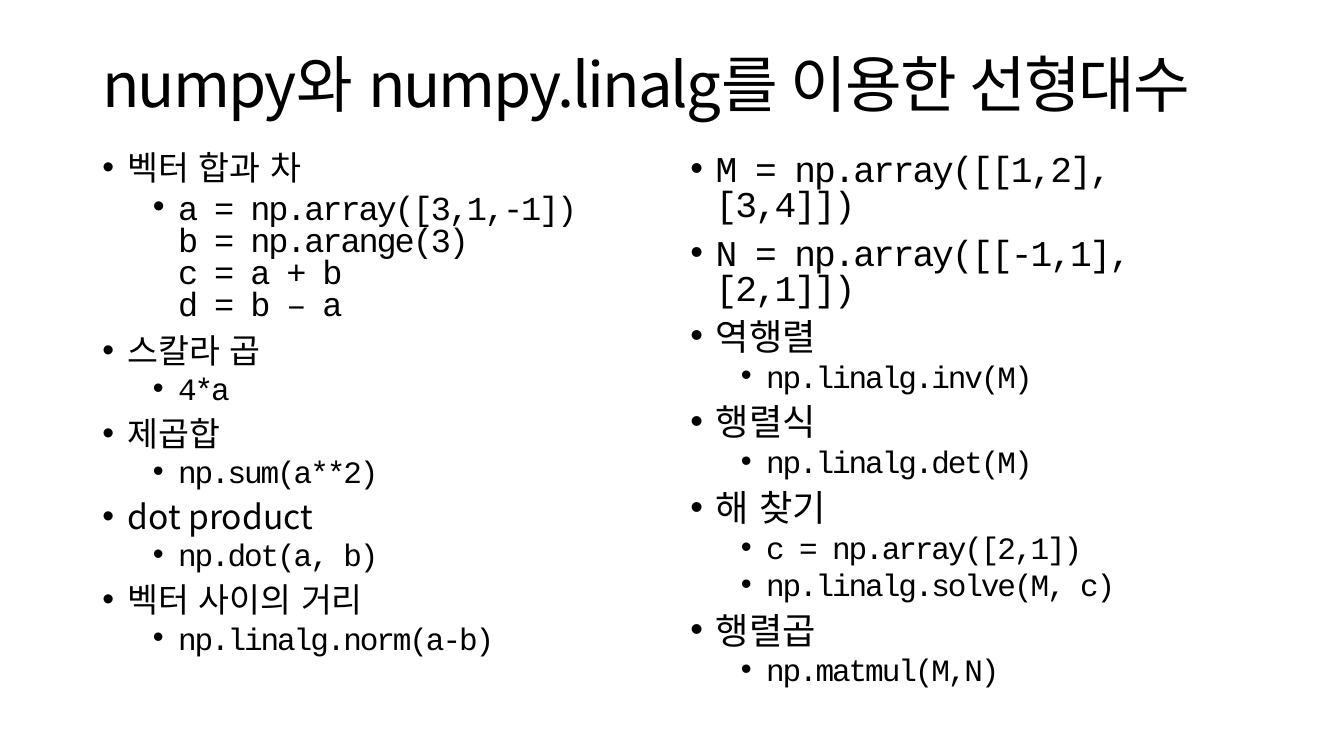
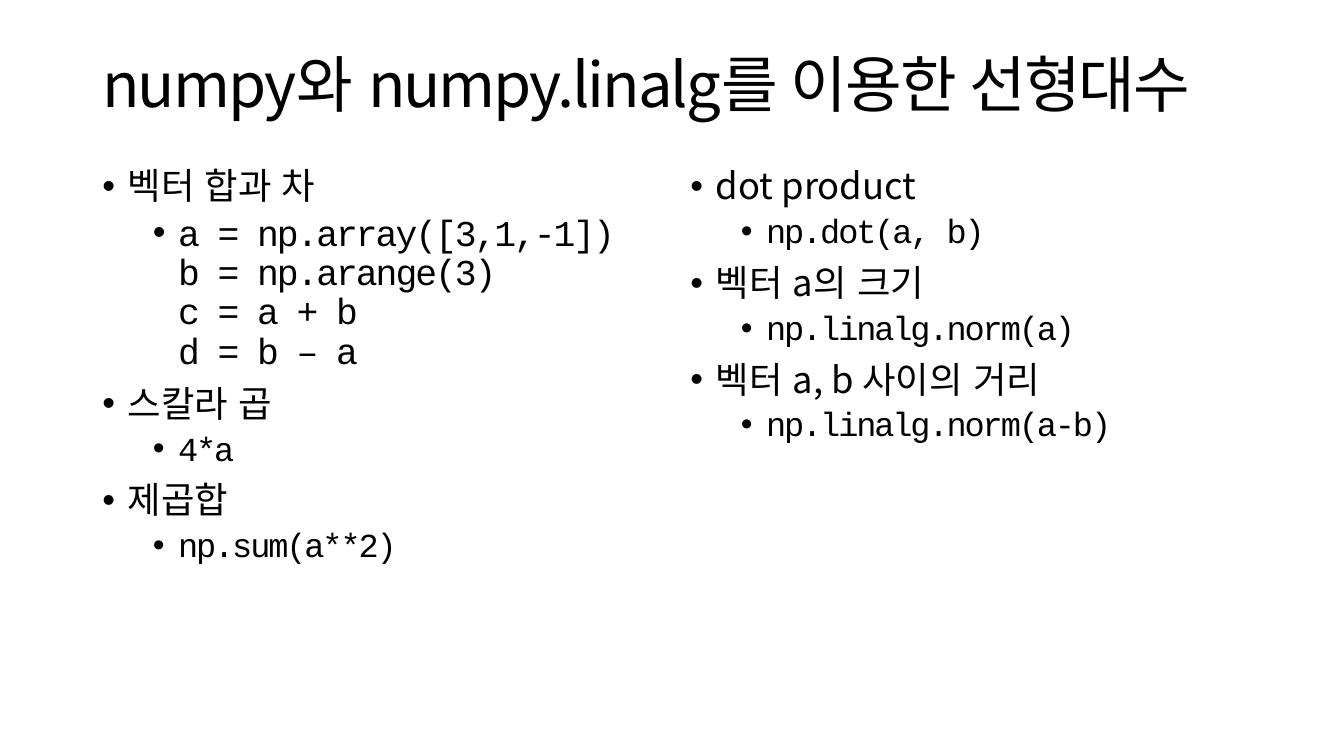
Before and after one commit to ksublee/SPuP, a slide deck: slide 14 of ppt/Python_6_Linear_algebra.pptx (slide 13 before the commit). Drawn at 1344x756 pixels with LibreOffice and Linux fonts; fonts in the diff are those of the drawing. Boxes give left, top, right and bottom in pixels: in the first picture for what was removed or moved away, otherwise in the second. Text is boxed around its words. In the diff, an @@ line names an element or a change of style, - is before the commit and + after.

```diff
--- a/ppt/Python_6_Linear_algebra.pptx
+++ b/ppt/Python_6_Linear_algebra.pptx
@@ text "벡터 합과 차": place and size @@
-text "벡터 합과 차" at [128, 152, 577, 657]
+text "벡터 합과 차" at [128, 168, 615, 564]
@@ text "벡터 합과 차" at [128, 168, 615, 564]: size 24.1 to 26 pt in "벡터 합과 차", "a = np.array([3,1,-1]) b = np.arange(3) c ...", "스칼라 곱", "제곱합"; size 22.2 to 24 pt in "4*a", "np.sum(a**2)"; line spacing 0.8 to 0.9 @@
@@ text at [716, 170, 1111, 443]: text changed; size 22.2 to 24 pt @@
-• M = np.array([[1,2], [3,4]])
-• N = np.array([[-1,1],[2,1]])
-• 역행렬
-  • np.linalg.inv(M)
-• 행렬식
-  • np.linalg.det(M)
-• 해 찾기
-  • c = np.array([2,1])
-  • np.linalg.solve(M, c)
-• 행렬곱
-  • np.matmul(M,N)
+• dot product
+  • np.dot(a, b)
+• 벡터 a의 크기
+  • np.linalg.norm(a)
+• 벡터 a, b 사이의 거리
+  • np.linalg.norm(a-b)
@@ text at [128, 544, 494, 657]: paragraphs removed @@
-• dot product
-  • np.dot(a, b)
-• 벡터 사이의 거리
-  • np.linalg.norm(a-b)
```
Also in this commit, not shown: 1 other slide changed, 2 slides added, 2 other files.
